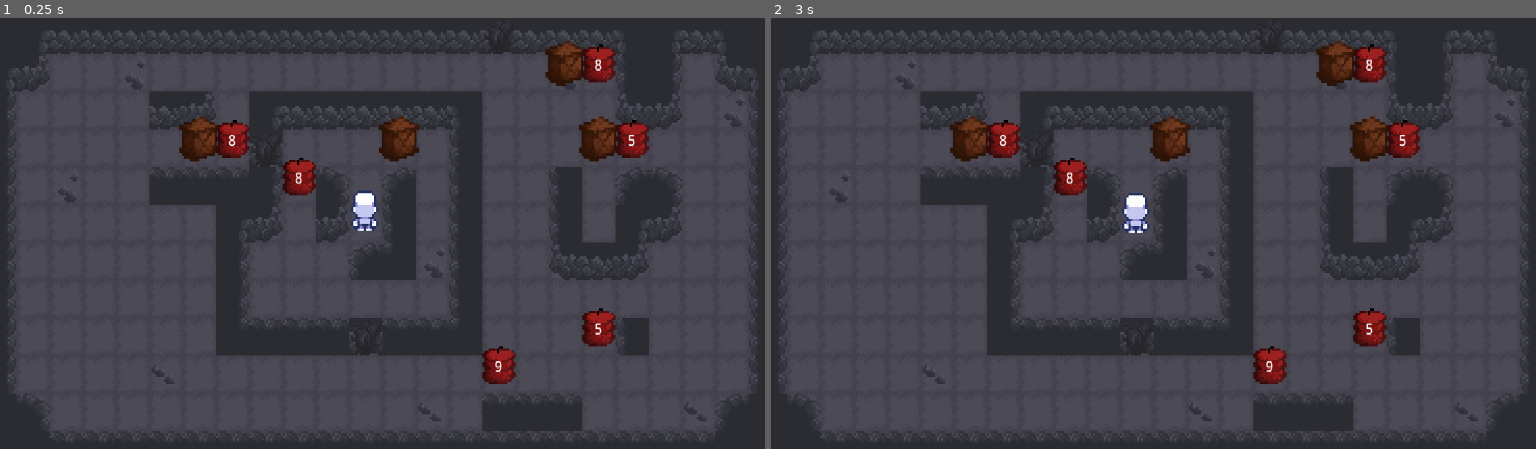
Above: before the commit, frames 1-2 (left to right).
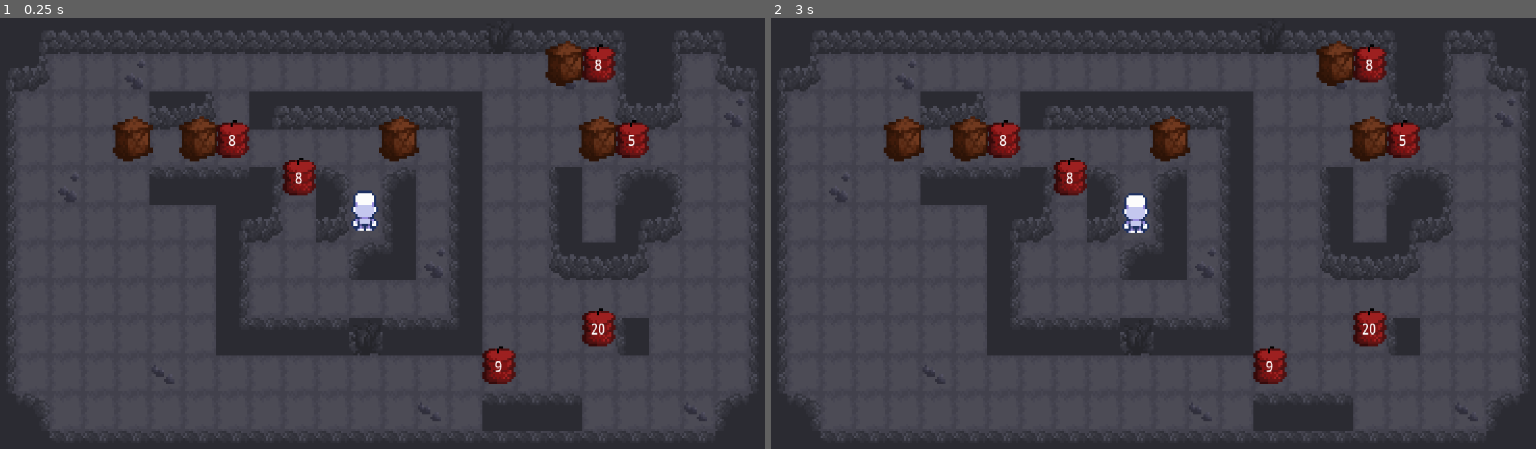
Above: after the commit, the same moments.

Repository: Talisman-J/ExplodingBoxPuzzleGame
Game: Godot game, scene res://scenes/game.tscn
Two runs of this game, one before a commit and one after it. Both use one fixed random seed, a clock stepped at 60 frames per second and the inputs below.
Inputs:
- Up to frame 1 (0.25 s): no input
- Up to frame 2 (3 s): tap Enter at 0.5, 2 s; hold D (right) 0.53-1.28 s; hold Z (undo) 0.53-1.28 s; tap Space at 1.25, 2.75 s; hold S (down) 1.28-2.03 s; tap Z (undo) at 1.35, 2.85 s; hold D (right) 2.03-2.78 s; hold Z (undo) 2.03-2.78 s; hold Up (ui_up) from 2.78 s (still down)

The runs differ from the first frame. In frame 1, 0.8% of the frame differs, in the area x 14-80%, y 22-74%; in frame 2, 0.8%.

Commit message:
Trying to get over weird explosion undo jankiness. Brain is completely melted so difficult to do. Should prob come back later with fresh mind.

Diff:
--- a/scenes/game.tscn
+++ b/scenes/game.tscn
@@ -129,7 +129,7 @@
 position = Vector2(64, -80)
 
 [node name="ExplodeWall3" parent="." instance=ExtResource("6_u5sy4")]
-position = Vector2(-48, -32)
+position = Vector2(-48, -96)
 
 [node name="ExplodeBox3" parent="." instance=ExtResource("4_p57ef")]
 position = Vector2(-64, -32)
@@ -147,7 +147,7 @@
 position = Vector2(112, 48)
 
 [node name="explodingBox" parent="ExplodeBox5" index="0"]
-countdown = 5
+countdown = 20
 
 [node name="ExplodeBox6" parent="." instance=ExtResource("4_p57ef")]
 position = Vector2(64, 64)
@@ -155,6 +155,9 @@
 [node name="explodingBox" parent="ExplodeBox6" index="0"]
 countdown = 9
 
+[node name="Boxes5" parent="." instance=ExtResource("3_lnu2h")]
+position = Vector2(-112, -32)
+
 [editable path="ExplodeBox4"]
 [editable path="ExplodeBox5"]
 [editable path="ExplodeBox6"]
--- a/scripts/explodeBox.gd
+++ b/scripts/explodeBox.gd
@@ -122,7 +122,7 @@
 		if tempCountdown >= 0:
 			#TODO: There's something wrong with my undo in here and I can't figure out what it is.
 			# To replicate, get exploded. undo. get exploded again. Undo doesn't work.
-			print("TEMP COUNTDOWN IS:", tempCountdown)
+			#print("TEMP COUNTDOWN IS:", tempCountdown)
 			if tempCountdown == 1 and firstMove == true:
 				print("THIS IS TRUE ACTUALLY")
 				await self.finishedVisualExplosion
--- a/scripts/player.gd
+++ b/scripts/player.gd
@@ -74,31 +74,32 @@
 	update_animation_parameters()
 
 #In case box explodes into player
-#func push_other(direction) -> bool:
-	#if moving:
-		#return didMove # Prevent new movement until done with current one
-	#gettingPushed = true
-	## Only react to key presses (no continuous movement)
-	#if direction == "right":
-		##input_vector = Vector2(1, 0)
-		##attempt_move("right")
-		#moveRight("right")
-	#elif direction == "left":
-		##input_vector = Vector2(-1, 0)
-		##attempt_move("left")
-		#moveLeft("left")
-	#elif direction == "up":
-		##input_vector = Vector2(0, -1)
-		##attempt_move("up")
-		#moveUp("up")
-	#elif direction == "down":
-		##input_vector = Vector2(0, 1)
-		##attempt_move("down")
-		#moveDown("down")
-	#gettingPushed = false
+func push_other(direction) -> bool:
+	if moving:
+		return didMove # Prevent new movement until done with current one
+	gettingPushed = true
+	# Only react to key presses (no continuous movement)
+	if direction == "right":
+		input_vector = Vector2(1, 0)
+		#attempt_move("right")
+		moveRight()
+	elif direction == "left":
+		input_vector = Vector2(-1, 0)
+		#attempt_move("left")
+		moveLeft()
+	elif direction == "up":
+		input_vector = Vector2(0, -1)
+		#attempt_move("up")
+		moveUp()
+	elif direction == "down":
+		input_vector = Vector2(0, 1)
+		#attempt_move("down")
+		moveDown()
+	gettingPushed = false
 	#moves.pop_back()
 	#moves.append([position, input_vector])
-	#return didMove
+	print(didMove)
+	return didMove
 
 var inputs = {
 	"right": Vector2.RIGHT,
@@ -107,19 +108,22 @@
 	"down": Vector2.DOWN}
 
 func moveUp():
-	print("TRYING TO MOVE UP")
 	var targPos = currPos + inputs["up"] * TILE_SIZE
-	print("TRYING TO MOVE UP")
 	if can_move_to("up"):
 		currPos = targPos
 		position = currPos
-		if !undoing:
+		if !undoing and !gettingPushed and !exploding:
 			MOVECOUNT += 1
 			moveCountChange.emit(MOVECOUNT)
 			moves.append(["MoveUp", MOVECOUNT])
 		if undoing:
 			MOVECOUNT -= 1
 			moveCountChange.emit(MOVECOUNT)
+		if gettingPushed:
+			moves.pop_back()
+			moves.append(["PushUp", MOVECOUNT])
+
+
 	else:
 		MOVECOUNT += 1
 		moveCountChange.emit(MOVECOUNT)
@@ -131,13 +135,16 @@
 	if can_move_to("down"):
 		currPos = targPos
 		position = currPos
-		if !undoing:
+		if !undoing and !gettingPushed and !exploding:
 			MOVECOUNT += 1
 			moveCountChange.emit(MOVECOUNT)
 			moves.append(["MoveDown", MOVECOUNT])
 		if undoing:
 			MOVECOUNT -= 1
 			moveCountChange.emit(MOVECOUNT)
+		if gettingPushed:
+			moves.pop_back()
+			moves.append(["PushDown", MOVECOUNT])
 	else:
 		MOVECOUNT += 1
 		moveCountChange.emit(MOVECOUNT)
@@ -149,13 +156,16 @@
 	if can_move_to("left"):
 		currPos = targPos
 		position = currPos
-		if !undoing:
+		if !undoing and !gettingPushed and !exploding:
 			MOVECOUNT += 1
 			moveCountChange.emit(MOVECOUNT)
 			moves.append(["MoveLeft", MOVECOUNT])
 		if undoing:
 			MOVECOUNT -= 1
 			moveCountChange.emit(MOVECOUNT)
+		if gettingPushed:
+			moves.pop_back()
+			moves.append(["PushLeft", MOVECOUNT])
 	else:
 		MOVECOUNT += 1
 		moveCountChange.emit(MOVECOUNT)
@@ -167,20 +177,23 @@
 	if can_move_to("right"):
 		currPos = targPos
 		position = currPos
-		if !undoing:
+		if !undoing and !gettingPushed and !exploding:
 			MOVECOUNT += 1
 			moveCountChange.emit(MOVECOUNT)
 			moves.append(["MoveRight", MOVECOUNT])
 		if undoing:
 			MOVECOUNT -= 1
 			moveCountChange.emit(MOVECOUNT)
+		if gettingPushed:
+			moves.pop_back()
+			moves.append(["PushRight", MOVECOUNT])
 	else:
 		MOVECOUNT += 1
 		moveCountChange.emit(MOVECOUNT)
 		moves.append(["Inaction", MOVECOUNT])
 	update_animation_parameters()
 
-func moveAuto(dir, facing):
+func moveAuto(dir):
 	if(dir == "up"):
 		moveUp()
 	if(dir == "down"):
@@ -266,6 +279,7 @@
 	undoing = true
 	if moves.size() > 0:
 		var action = moves.get(moves.size() - 1).get(0)
+		#MOVEMENT UNDO
 		if action == "MoveUp":
 			input_vector = Vector2(0, -1)
 			moveDown()
@@ -278,6 +292,60 @@
 		if action == "MoveLeft":
 			input_vector = Vector2(-1, 0)
 			moveRight()
+
+		#PUSHED UNDO -figured I would keep it seperate in case I want special behaviour.
+		if action == "PushUp":
+			input_vector = Vector2(0, -1)
+			moveDown()
+		if action == "PushDown":
+			input_vector = Vector2(0, 1)
+			moveUp()
+		if action == "PushRight":
+			input_vector = Vector2(1, 0)
+			moveLeft()
+		if action == "PushLeft":
+			input_vector = Vector2(-1, 0)
+			moveRight()
+
+		#EXPLODED UNDO
+		if action == "Explode":
+			if moves.get(moves.size() - 1).get(3) == "up":
+				input_vector = Vector2(0, -1)
+				print(moves.get(moves.size() - 1).get(2))
+				for i in range(moves.get(moves.size() - 1).get(2)): #Gets the distance player travelled while exploding.
+					moveDown()
+			if moves.get(moves.size() - 1).get(3) == "down":
+				input_vector = Vector2(0, 1)
+				print(moves.get(moves.size() - 1).get(2))
+				for i in range(moves.get(moves.size() - 1).get(2)): #Gets the distance player travelled while exploding.
+					moveUp()
+			if moves.get(moves.size() - 1).get(3) == "right":
+				input_vector = Vector2(1, 0)
+				print(moves.get(moves.size() - 1).get(2))
+				for i in range(moves.get(moves.size() - 1).get(2)): #Gets the distance player travelled while exploding.
+					moveLeft()
+			if moves.get(moves.size() - 1).get(3) == "left":
+				input_vector = Vector2(-1, 0)
+				print(moves.get(moves.size() - 1).get(2))
+				for i in range(moves.get(moves.size() - 1).get(2)): #Gets the distance player travelled while exploding.
+					moveRight()
+		#if action == "Explodedown":
+			#input_vector = Vector2(0, 1)
+			#print(moves.get(moves.size() - 1).get(2))
+			#for i in range(moves.get(moves.size() - 1).get(2)): #Gets the distance player travelled while exploding.
+				#moveUp()
+		#if action == "Exploderight":
+			#input_vector = Vector2(1, 0)
+			#print(moves.get(moves.size() - 1).get(2))
+			#for i in range(moves.get(moves.size() - 1).get(2)): #Gets the distance player travelled while exploding.
+				#moveLeft()
+		#if action == "Explodeleft":
+			#input_vector = Vector2(-1, 0)
+			#print(moves.get(moves.size() - 1).get(2))
+			#for i in range(moves.get(moves.size() - 1).get(2)): #Gets the distance player travelled while exploding.
+				#moveRight()
+
+		#NO ACTION
 		if action == "Inaction":
 			#Only decrements the MOVECOUNT
 			MOVECOUNT -= 1
@@ -285,24 +353,30 @@
 		moves.pop_back()
 
 	undoing = false
-#func explode(dir):
-	#exploding = true
-	#dead = true
+func explode(dir):
+	exploding = true
+	dead = true
 	#print("EXPLODING PLAYER IN DIRECTION:", dir)
 	#
 	##This might error or might not be necessary
 	#moves.pop_back()
-	##moves.append([position, input_vector])
+	moves.append(["Inactive", MOVECOUNT])
 	#
 	##TODO: Now might be a good time to implement a new undo system since this one is so damn broken.
 	#
-	#moveAuto(dir, dir)
-	#moveAuto(dir, dir)
-	#
-	#moves.append(["Exploded", MOVECOUNT])
+	var distance = 0
+	if can_move_to(dir):
+		moveAuto(dir)
+		distance += 1
+	if can_move_to(dir):
+		moveAuto(dir)
+		distance += 1
+	print("Explode" + dir)
+	print(distance)
+	moves.append(["Explode", MOVECOUNT, distance, dir])
 	#
 	##IF TWO BOXES EXPLODES THIS OVERRIDES THE VALUE OF DEATH AND SO PLAYER GETS REVIVED AT SECOND BOX.
 	#turnsSinceDeath = 0
 	#
 	#
-	#exploding = false
+	exploding = false
--- a/scripts/pushBox.gd
+++ b/scripts/pushBox.gd
@@ -31,11 +31,11 @@
 		# Check undo for if position is there.
 		check_undo()
 		MOVECOUNT = newMoveCount
-		print("Current Movecount is: ", MOVECOUNT)
+		#print("Current Movecount is: ", MOVECOUNT)
 	else:
 		# Update for undo to be able to keep track of which move box was moved on.
 		MOVECOUNT = newMoveCount
-		print("Current Movecount is: ", MOVECOUNT)
+		#print("Current Movecount is: ", MOVECOUNT)
 
 func push_box(direction) -> bool:
 	if moving:
@@ -138,12 +138,12 @@
 #This way it stores only the necessary stuff and only calls it when necessary to hopefully be at least somewhat efficient.
 
 func check_undo():
-	print("Size of moves is: ", moves.size())
+	#print("Size of moves is: ", moves.size())
 	if moves.size() > 0:
 		var currListItem = moves.get(moves.size() - 1)
-		print("OUTSIDE the if statement: ",currListItem.get(1))
+		#print("OUTSIDE the if statement: ",currListItem.get(1))
 		if (MOVECOUNT - 1) == currListItem.get(1):
-			print("Inside the if statement: ",currListItem.get(1))
+			#print("Inside the if statement: ",currListItem.get(1))
 			moves.pop_back()
 			currPos = currListItem.get(0)
 			self.position += (currPos - position)
@@ -162,14 +162,14 @@
 		if lastElement.get(1) != MOVECOUNT - 1:
 			moves.append([position, MOVECOUNT - 1])
 
-	print("Before explosion: ", MOVECOUNT - 1, " Movecount and ", position, " Position" )
+	#print("Before explosion: ", MOVECOUNT - 1, " Movecount and ", position, " Position" )
 	push_box(dir)
 	if worked == true:
 		moves.pop_back()
 	push_box(dir)
 	if worked == true:
 		moves.pop_back()
-	print(MOVECOUNT, " Movecount and ", position, " Position" )
+	#print(MOVECOUNT, " Movecount and ", position, " Position" )
 	print("Box Blew UP")
 
 	exploding = false
